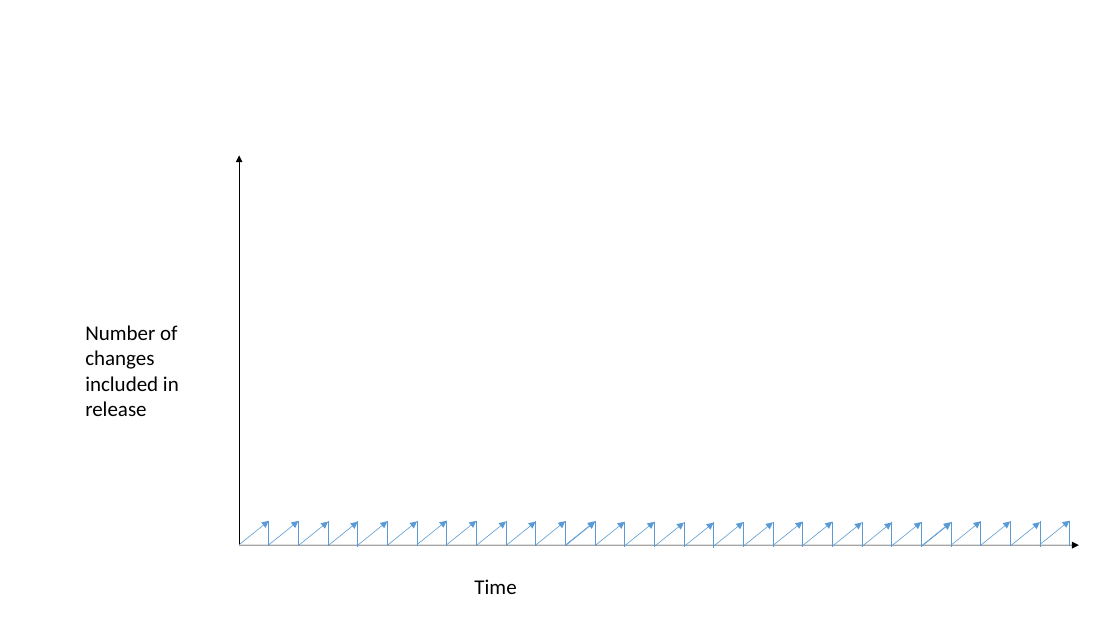
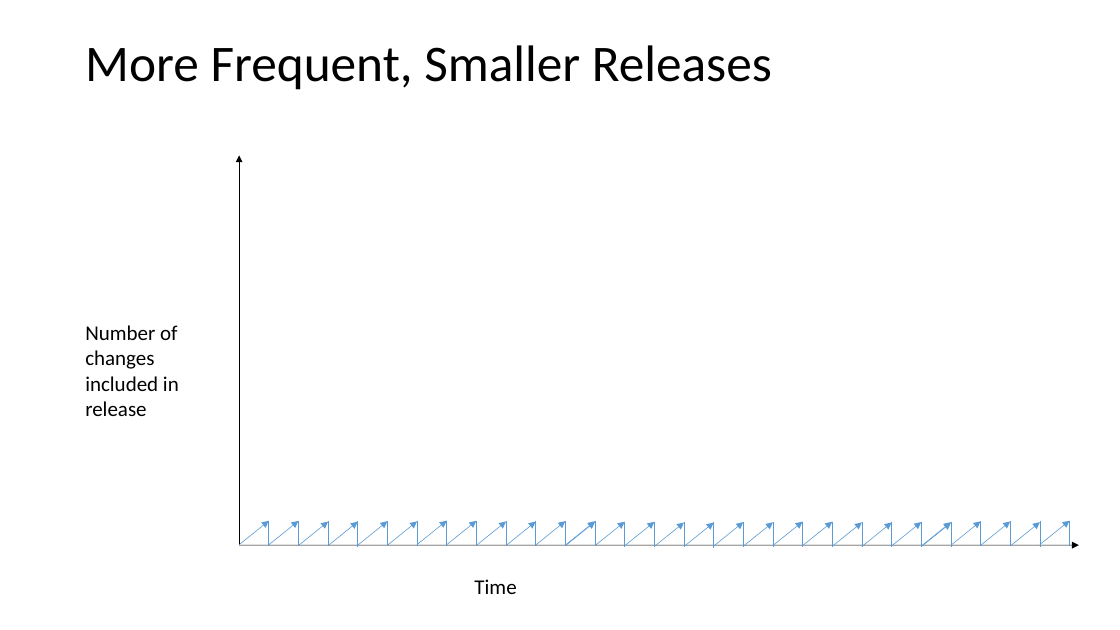
Before and after one commit to way0utwest/DatabaseDevOpsMS, a slide deck: slide 5 of Section 3 - Release Management/Section3-ReleaseManagement.pptx. Drawn at 1120x630 pixels with LibreOffice and Linux fonts; fonts in the diff are those of the drawing. Boxes give left, top, right and bottom in pixels: in the first picture for what was removed or moved away, otherwise in the second. Text is boxed around its words. In the diff, an @@ line names an element or a change of style, - is before the commit and + after.

```diff
--- a/Section 3 - Release Management/Section3-ReleaseManagement.pptx
+++ b/Section 3 - Release Management/Section3-ReleaseManagement.pptx
@@ text added at (x1=85, y1=45, x2=772, y2=90), 44 pt, text #000000 @@
+More Frequent, Smaller Releases
```
Also in this commit, not shown: 7 other slides changed, 12 slides added, 1 slide removed, 3 other files.
